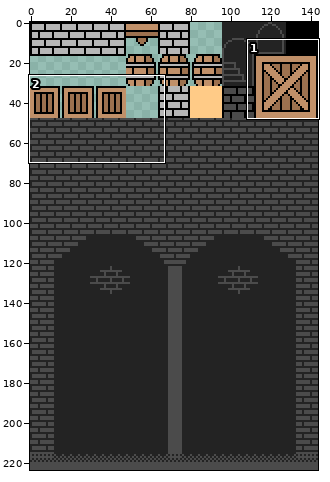
Sprite sheet: Assets/Tileset/Tileset_Normal.png. The picture above shows the old version from afar; the outline marks the close-up.
Close-up. Old version:
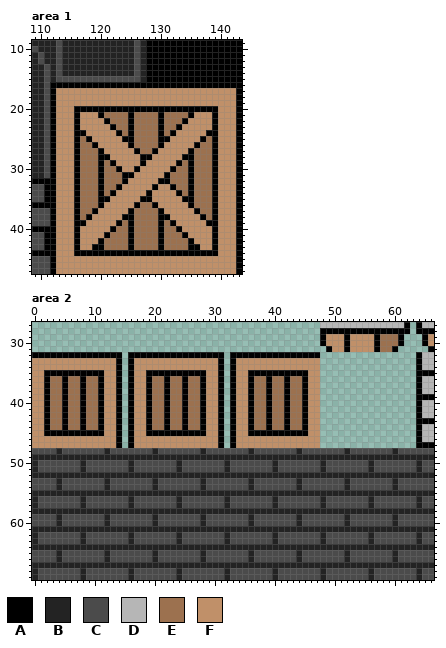
The file is 144x224 pixels. Shown: area 1: x 109..143, y 9..47; area 2: x 0..66, y 27..69.
Palette (. is transparent): A #000000  B #232323  C #4b4b4b  D #b6b6b6  E #9c714f  F #c09069
Pixels before, area 1, first column x 109:
 9 BBBBCBBBBBBBBBBBBCBAAAAAAAAAAAAAAAA
10 CBBBCBBBBBBBBBBBBCBAAAAAAAAAAAAAAAA
11 BCBBCBBBBBBBBBBBBCBAAAAAAAAAAAAAAAA
12 BCBBCBBBBBBBBBBBBCBAAAAAAAAAAAAAAAA
13 BBCBCBBBBBBBBBBBBCBAAAAAAAAAAAAAAAA
14 BBCBCBBBBBBBBBBBBCBAAAAAAAAAAAAAAAA
15 BBCBCCCCCCCCCCCCCCBAAAAAAAAAAAAAAAA
16 BBCAAAAAAAAAAAAAAAAAAAAAAAAAAAAAAAA
17 BBCAFFFFFFFFFFFFFFFFFFFFFFFFFFFFFFA
18 BBCAFFFFFFFFFFFFFFFFFFFFFFFFFFFFFFA
19 BBCAFFFFFFFFFFFFFFFFFFFFFFFFFFFFFFA
20 BBCAFFFAAAAAAAAAAAAAAAAAAAAAAAAFFFA
21 BBCAFFFAFFFAEEEEAEEEEAEEEEAFFFAFFFA
22 BBCAFFFAFFFFAEEEAEEEEAEEEAFFFFAFFFA
23 BBCAFFFAFFFFFAEEAEEEEAEEAFFFFFAFFFA
24 BBCAFFFAAFFFFFAEAEEEEAEAFFFFFAAFFFA
25 BBCAFFFAEAFFFFFAAEEEEAAFFFFFAEAFFFA
26 BBCAFFFAEEAFFFFFAEEEEAFFFFFAEEAFFFA
27 BBCAFFFAEEEAFFFFFAEEAFFFFFAEEEAFFFA
28 BBCAFFFAEEEAAFFFFFAAFFFFFAAEEEAFFFA
29 BBCAFFFAEEEAEAFFFFAFFFFFAEAEEEAFFFA
30 BBCAFFFAEEEAEEAFFAFFFFFAEEAEEEAFFFA
31 BBCAFFFAEEEAEEEAAFFFFFAEEEAEEEAFFFA
32 AAAAFFFAEEEAEEEAFFFFFAAEEEAEEEAFFFA
33 CCAAFFFAEEEAEEAFFFFFAFFAEEAEEEAFFFA
34 CCAAFFFAEEEAEAFFFFFAFFFFAEAEEEAFFFA
35 CCAAFFFAEEEAAFFFFFAAFFFFFAAEEEAFFFA
36 AAAAFFFAEEEAFFFFFAEEAFFFFFAEEEAFFFA
37 CCCAFFFAEEAFFFFFAEEEEAFFFFFAEEAFFFA
38 CCCAFFFAEAFFFFFAAEEEEAAFFFFFAEAFFFA
39 CCCAFFFAAFFFFFAEAEEEEAEAFFFFFAAFFFA
40 AAAAFFFAFFFFFAEEAEEEEAEEAFFFFFAFFFA
41 CCAAFFFAFFFFAEEEAEEEEAEEEAFFFFAFFFA
42 CCAAFFFAFFFAEEEEAEEEEAEEEEAFFFAFFFA
43 CCAAFFFAFFAAEEEEAEEEEAEEEEAAFFAFFFA
44 AAAAFFFAAAAAAAAAAAAAAAAAAAAAAAAFFFA
45 CCCAFFFFFFFFFFFFFFFFFFFFFFFFFFFFFFA
46 CCCAFFFFFFFFFFFFFFFFFFFFFFFFFFFFFFA
47 CCCAFFFFFFFFFFFFFFFFFFFFFFFFFFFFFFA
Pixels before, area 2 (only the part around the change), first column x 0:
27 ................................................DDDDDDDDDDDDDDA.A
28 ................................................AAAAAAAAAAAAAAA.A
29 ................................................AFFFAFFFFAEEEA...
30 ................................................AFFFAFFFFAEEEA...
31 .................................................AFFAFFFFAEEA....
32 AAAAAAAAAAAAAAA.AAAAAAAAAAAAAAAA.AAAAAAAAAAAAAAA................A
33 FFFFFFFFFFFFFFA.AFFFFFFFFFFFFFFA.AFFFFFFFFFFFFFF................A
34 FFFFFFFFFFFFFFA.AFFFFFFFFFFFFFFA.AFFFFFFFFFFFFFF................A
35 FFAAAAAAAAAAFFA.AFFAAAAAAAAAAFFA.AFFAAAAAAAAAAFF................A
36 FFAEEAEEAEEAFFA.AFFAEEAEEAEEAFFA.AFFAEEAEEAEEAFF................A
37 FFAEEAEEAEEAFFA.AFFAEEAEEAEEAFFA.AFFAEEAEEAEEAFF................A
38 FFAEEAEEAEEAFFA.AFFAEEAEEAEEAFFA.AFFAEEAEEAEEAFF................A
39 FFAEEAEEAEEAFFA.AFFAEEAEEAEEAFFA.AFFAEEAEEAEEAFF................A
40 FFAEEAEEAEEAFFA.AFFAEEAEEAEEAFFA.AFFAEEAEEAEEAFF................A
41 FFAEEAEEAEEAFFA.AFFAEEAEEAEEAFFA.AFFAEEAEEAEEAFF................A
42 FFAEEAEEAEEAFFA.AFFAEEAEEAEEAFFA.AFFAEEAEEAEEAFF................A
43 FFAEEAEEAEEAFFA.AFFAEEAEEAEEAFFA.AFFAEEAEEAEEAFF................A
44 FFAEEAEEAEEAFFA.AFFAEEAEEAEEAFFA.AFFAEEAEEAEEAFF................A
45 FFAAAAAAAAAAFFA.AFFAAAAAAAAAAFFA.AFFAAAAAAAAAAFF................A
46 FFFFFFFFFFFFFFA.AFFFFFFFFFFFFFFA.AFFFFFFFFFFFFFF................A
47 FFFFFFFFFFFFFFA.AFFFFFFFFFFFFFFA.AFFFFFFFFFFFFFF................A
48 CCCCBCCCCCCCBCCCCCCCBCCCCCCCBCCCCCCCBCCCCCCCBCCCCCCCBCCCCCCCBCCCC
49 BBBBBBBBBBBBBBBBBBBBBBBBBBBBBBBBBBBBBBBBBBBBBBBBBBBBBBBBBBBBBBBBB
50 BCCCCCCCBCCCCCCCBCCCCCCCBCCCCCCCBCCCCCCCBCCCCCCCBCCCCCCCBCCCCCCCB
51 BCCCCCCCBCCCCCCCBCCCCCCCBCCCCCCCBCCCCCCCBCCCCCCCBCCCCCCCBCCCCCCCB
52 BBBBBBBBBBBBBBBBBBBBBBBBBBBBBBBBBBBBBBBBBBBBBBBBBBBBBBBBBBBBBBBBB
53 CCCCBCCCCCCCBCCCCCCCBCCCCCCCBCCCCCCCBCCCCCCCBCCCCCCCBCCCCCCCBCCCC
54 CCCCBCCCCCCCBCCCCCCCBCCCCCCCBCCCCCCCBCCCCCCCBCCCCCCCBCCCCCCCBCCCC
55 BBBBBBBBBBBBBBBBBBBBBBBBBBBBBBBBBBBBBBBBBBBBBBBBBBBBBBBBBBBBBBBBB
56 BCCCCCCCBCCCCCCCBCCCCCCCBCCCCCCCBCCCCCCCBCCCCCCCBCCCCCCCBCCCCCCCB
57 BCCCCCCCBCCCCCCCBCCCCCCCBCCCCCCCBCCCCCCCBCCCCCCCBCCCCCCCBCCCCCCCB
58 BBBBBBBBBBBBBBBBBBBBBBBBBBBBBBBBBBBBBBBBBBBBBBBBBBBBBBBBBBBBBBBBB
59 CCCCBCCCCCCCBCCCCCCCBCCCCCCCBCCCCCCCBCCCCCCCBCCCCCCCBCCCCCCCBCCCC
60 CCCCBCCCCCCCBCCCCCCCBCCCCCCCBCCCCCCCBCCCCCCCBCCCCCCCBCCCCCCCBCCCC
61 BBBBBBBBBBBBBBBBBBBBBBBBBBBBBBBBBBBBBBBBBBBBBBBBBBBBBBBBBBBBBBBBB
62 BCCCCCCCBCCCCCCCBCCCCCCCBCCCCCCCBCCCCCCCBCCCCCCCBCCCCCCCBCCCCCCCB
63 BCCCCCCCBCCCCCCCBCCCCCCCBCCCCCCCBCCCCCCCBCCCCCCCBCCCCCCCBCCCCCCCB
64 BBBBBBBBBBBBBBBBBBBBBBBBBBBBBBBBBBBBBBBBBBBBBBBBBBBBBBBBBBBBBBBBB
65 CCCCBCCCCCCCBCCCCCCCBCCCCCCCBCCCCCCCBCCCCCCCBCCCCCCCBCCCCCCCBCCCC
66 CCCCBCCCCCCCBCCCCCCCBCCCCCCCBCCCCCCCBCCCCCCCBCCCCCCCBCCCCCCCBCCCC
67 BBBBBBBBBBBBBBBBBBBBBBBBBBBBBBBBBBBBBBBBBBBBBBBBBBBBBBBBBBBBBBBBB
68 BCCCCCCCBCCCCCCCBCCCCCCCBCCCCCCCBCCCCCCCBCCCCCCCBCCCCCCCBCCCCCCCB
69 BCCCCCCCBCCCCCCCBCCCCCCCBCCCCCCCBCCCCCCCBCCCCCCCBCCCCCCCBCCCCCCCB
After the commit:
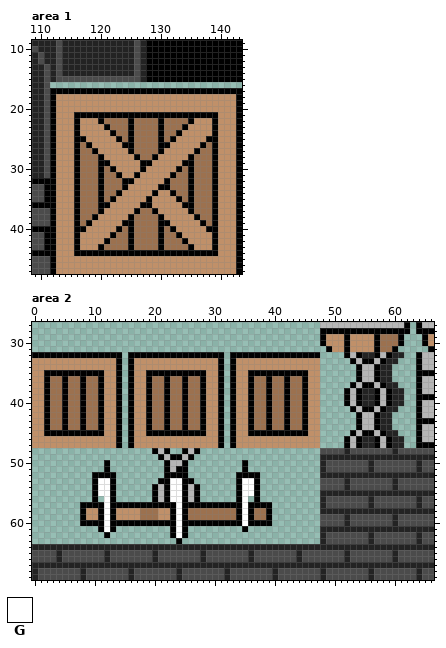
Colours new in this view: G #ffffff
From old to new:
Area 1:
y 16: x 112..143 AAAAAAAAAAAAAAAAAAAAAAAAAAAAAAAA -> ................................
y 17: x 113..142 FFFFFFFFFFFFFFFFFFFFFFFFFFFFFF -> AAAAAAAAAAAAAAAAAAAAAAAAAAAAAA
y 20: x 116..139 AAAAAAAAAAAAAAAAAAAAAAAA -> FFFFFFFFFFFFFFFFFFFFFFFF
y 21: x 117..119 FFF -> AAA; x 121..124 EEEE -> AAAA; x 126..129 EEEE -> AAAA; x 131..134 EEEE -> AAAA; x 136..138 FFF -> AAA
y 22: x 120..121 FA -> AE; x 134..135 AF -> EA
y 23: x 121..122 FA -> AE; x 133..134 AF -> EA
y 24: x 117 A -> F; x 122..123 FA -> AE; x 132..133 AF -> EA; x 138 A -> F
y 25: x 117..118 EA -> AF; x 123..124 FA -> AE; x 131..132 AF -> EA; x 137..138 AE -> FA
y 26: x 118..119 EA -> AF; x 124 F -> A; x 131 F -> A; x 136..137 AE -> FA
y 27: x 119..120 EA -> AF; x 125..126 FA -> AE; x 129..130 AF -> EA; x 135..136 AE -> FA
y 28: x 121 A -> F; x 126..129 FAAF -> AEEA; x 134 A -> F
y 29: x 121..122 EA -> AF; x 128 F -> A; x 133..134 AE -> FA
y 30: x 122..123 EA -> AF; x 126..127 AF -> FA; x 132..133 AE -> FA
y 31: x 123..126 EAAF -> AFFA; x 131..132 AE -> FA
y 32: x 125 F -> A; x 130 A -> F
y 33: x 123..124 AF -> EA; x 129..132 AFFA -> FAAE
y 34: x 122..123 AF -> EA; x 128..129 AF -> FA; x 132..133 FA -> AE
y 35: x 121..122 AF -> EA; x 127 A -> F; x 133..134 FA -> AE
y 36: x 121 F -> A; x 126..129 AEEA -> FAAF; x 134 F -> A
y 37: x 119..120 AF -> EA; x 125..126 AE -> FA; x 129..130 EA -> AF; x 135..136 FA -> AE
y 38: x 118..119 AF -> EA; x 124 A -> F; x 131 A -> F; x 136..137 FA -> AE
y 39: x 117..118 AF -> EA; x 123..124 AE -> FA; x 131..132 EA -> AF; x 137..138 FA -> AE
y 40: x 117 F -> A; x 122..123 AE -> FA; x 132..133 EA -> AF; x 138 F -> A
y 41: x 121..122 AE -> FA; x 133..134 EA -> AF
y 42: x 120..121 AE -> FA; x 134..135 EA -> AF
y 43: x 119 A -> F; x 136 A -> F
Area 2:
y 32: x 52..61 .......... -> ADABBADABB
y 33: x 53..60 ........ -> ADAADABB
y 34..36: x 54..59 ...... -> ADDABB
y 37: x 53..60 ........ -> ADAADABB
y 38..40: x 52..61 .......... -> ADABBADABB
y 41: x 53..60 ........ -> ADAADABB
y 42..44: x 54..59 ...... -> ADDABB
y 45: x 53..60 ........ -> ADAADABB
y 46..47: x 52..61 .......... -> ADABBADABB
y 48: x 0..47 CCCCBCCCCCCCBCCCCCCCBCCCCCCCBCCCCCCCBCCCCCCCBCCC -> ....................ADA..ADA....................
y 49: x 0..47 BBBBBBBBBBBBBBBBBBBBBBBBBBBBBBBBBBBBBBBBBBBBBBBB -> .....................ADAADA.....................
y 50: x 0..47 BCCCCCCCBCCCCCCCBCCCCCCCBCCCCCCCBCCCCCCCBCCCCCCC -> ............A.........ADDA.........A............
y 51: x 0..47 BCCCCCCCBCCCCCCCBCCCCCCCBCCCCCCCBCCCCCCCBCCCCCCC -> ............A.........ADAA.........A............
y 52: x 0..47 BBBBBBBBBBBBBBBBBBBBBBBBBBBBBBBBBBBBBBBBBBBBBBBB -> ..........AAAA........AAAA........AAAA..........
y 53: x 0..47 CCCCBCCCCCCCBCCCCCCCBCCCCCCCBCCCCCCCBCCCCCCCBCCC -> ..........AGGA.......AAGGAA.......AGGA..........
y 54: x 0..47 CCCCBCCCCCCCBCCCCCCCBCCCCCCCBCCCCCCCBCCCCCCCBCCC -> ..........AGGA......ADAGGADA......AGGA..........
y 55: x 0..47 BBBBBBBBBBBBBBBBBBBBBBBBBBBBBBBBBBBBBBBBBBBBBBBB -> ..........AGGA......ADAGGADA......AGGA..........
y 56: x 0..47 BCCCCCCCBCCCCCCCBCCCCCCCBCCCCCCCBCCCCCCCBCCCCCCC -> ..........A.GA......ADAGGADA......AG.A..........
y 57: x 0..47 BCCCCCCCBCCCCCCCBCCCCCCCBCCCCCCCBCCCCCCCBCCCCCCC -> ........AAAAGAAAAAAAAAAAGAAAAAAAAAAGAAAA........
y 58: x 0..47 BBBBBBBBBBBBBBBBBBBBBBBBBBBBBBBBBBBBBBBBBBBBBBBB -> ........AFFAGAFFFFEEEFFAGAEEEEEEEEAGAEEA........
y 59: x 0..47 CCCCBCCCCCCCBCCCCCCCBCCCCCCCBCCCCCCCBCCCCCCCBCCC -> ........AFFAGAFFFFEEEFFAGAEEEEEEEEAGAEEA........
y 60: x 0..47 CCCCBCCCCCCCBCCCCCCCBCCCCCCCBCCCCCCCBCCCCCCCBCCC -> ........AAAAGAAAAAAAAAAAGAAAAAAAAAAGAAAA........
y 61: x 0..47 BBBBBBBBBBBBBBBBBBBBBBBBBBBBBBBBBBBBBBBBBBBBBBBB -> ...........AGA.........AGA.........A............
y 62: x 0..47 BCCCCCCCBCCCCCCCBCCCCCCCBCCCCCCCBCCCCCCCBCCCCCCC -> ............A..........AGA......................
y 63: x 0..47 BCCCCCCCBCCCCCCCBCCCCCCCBCCCCCCCBCCCCCCCBCCCCCCC -> ........................A.......................
Pixel boxes of the changes (left, top, right, bottom) in both close-ups:
changed: (50, 82, 242, 250)
added: (344, 352, 404, 448)
changed: (32, 448, 320, 544)
